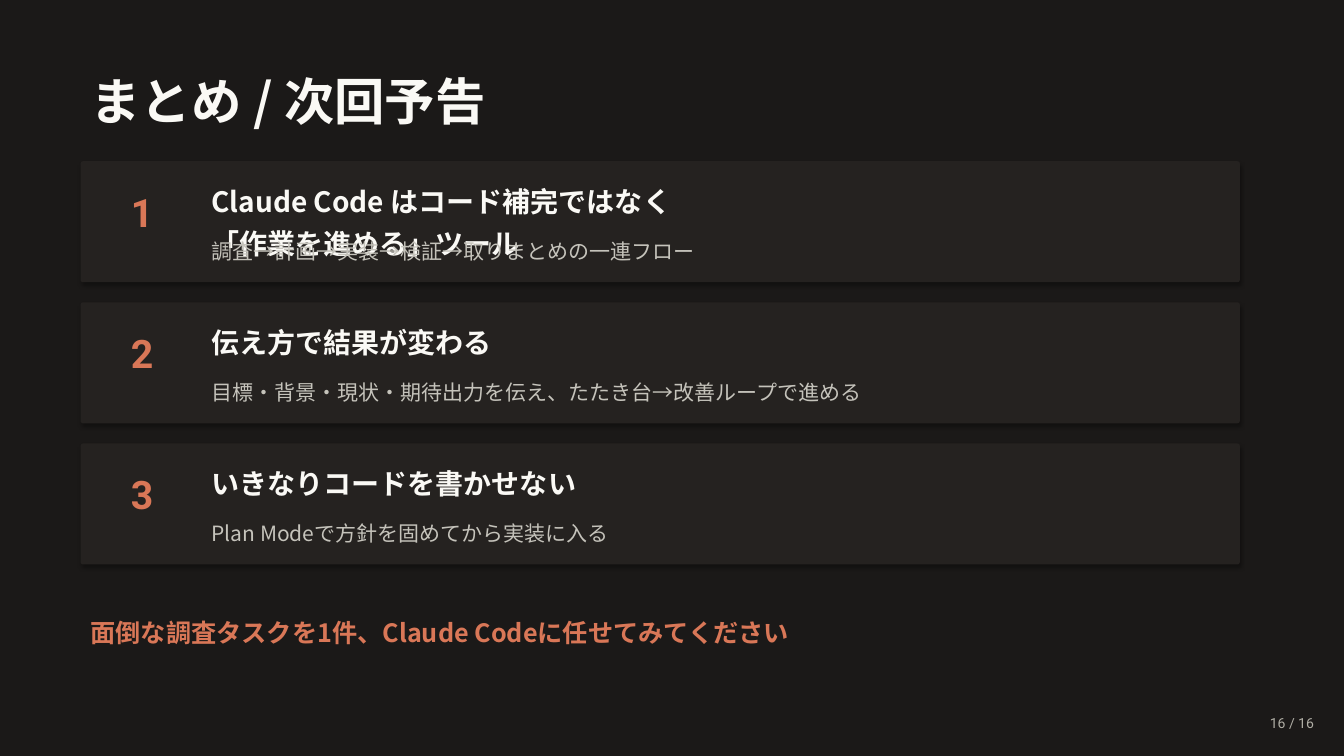
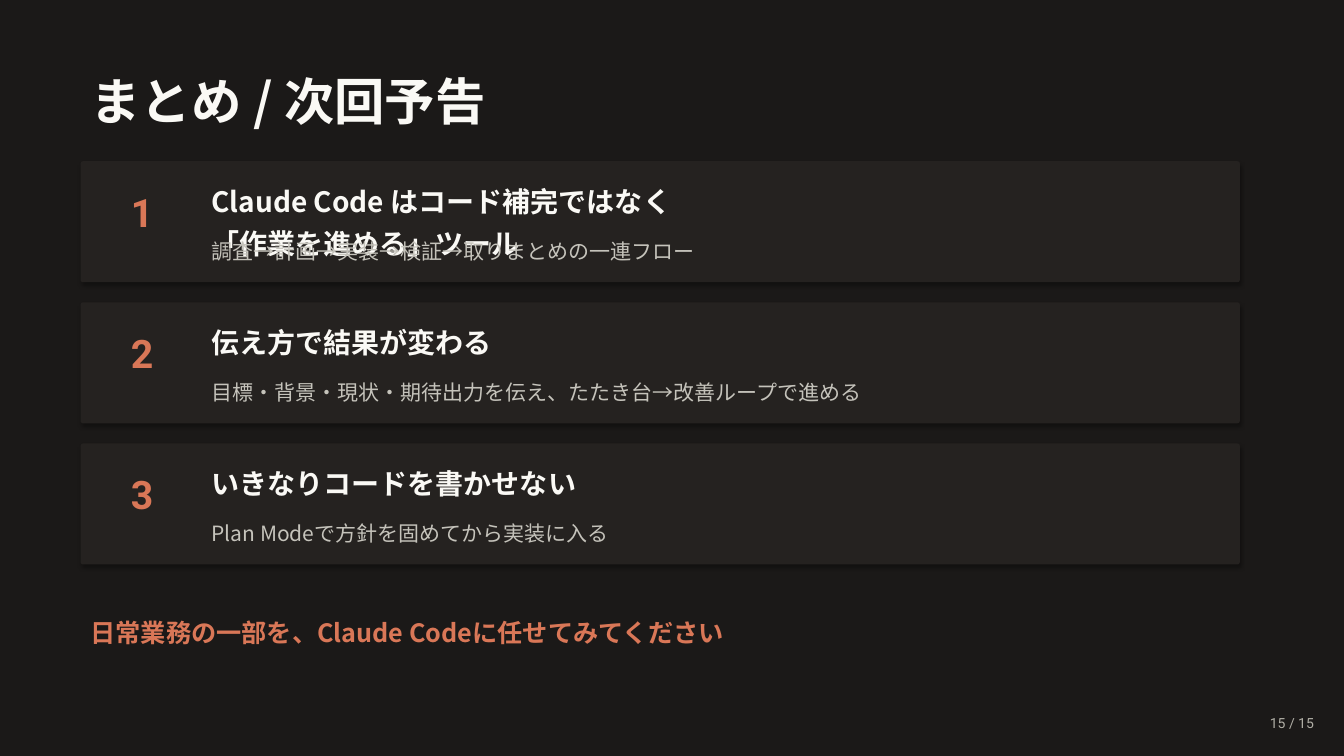
Before and after one commit to Ischca/zenn, a slide deck: slide 15 of slides/session1.pptx (slide 16 before the commit). Drawn at 1344x756 pixels with LibreOffice and Linux fonts; fonts in the diff are those of the drawing. Boxes give left, top, right and bottom in pixels: in the first picture for what was removed or moved away, otherwise in the second. Text is boxed around its words. In the diff, an @@ line names an element or a change of style, - is before the commit and + after.

```diff
--- a/slides/session1.pptx
+++ b/slides/session1.pptx
@@ text at (x1=91, y1=620, x2=723, y2=645): text changed @@
-面倒な調査タスクを1件、Claude Codeに任せてみてください
+日常業務の一部を、Claude Codeに任せてみてください
@@ text at (x1=1270, y1=718, x2=1314, y2=728): text changed @@
-16 / 16
+15 / 15
```
Also in this commit, not shown: 13 other slides changed, 1 slide removed, 2 other files.
